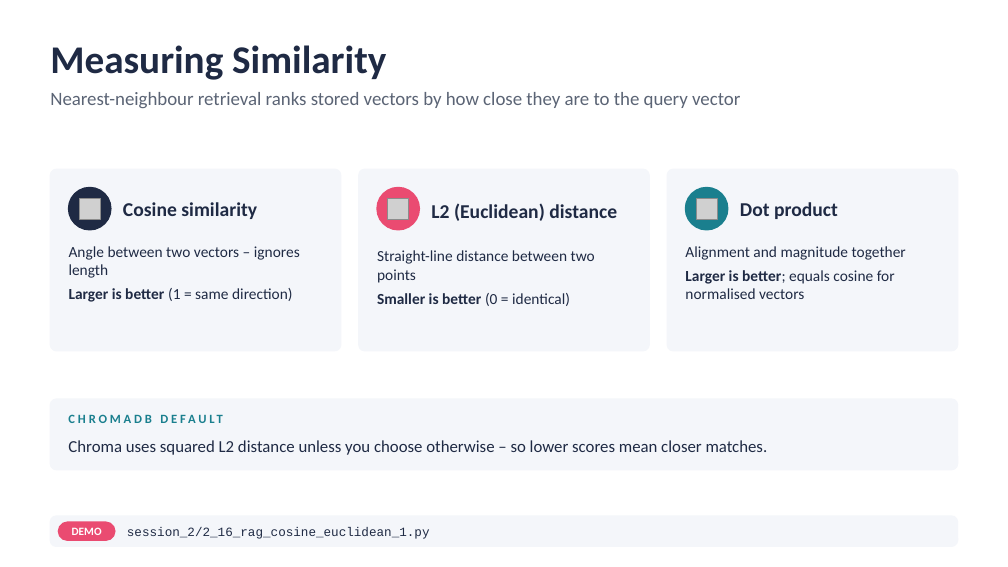
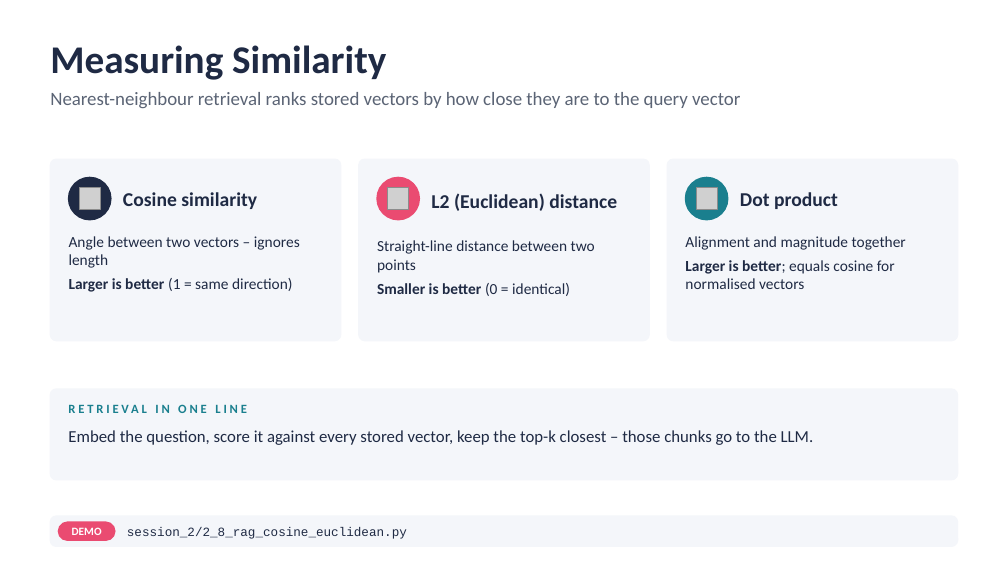
Before and after one commit to atulkahatecdac/agenticai, a slide deck: slide 39 of 16_PGP-Agentic/PGP_Agentic_AI.pptx (slide 43 before the commit). Drawn at 1008x567 pixels with LibreOffice and Linux fonts; fonts in the diff are those of the drawing; grey boxes stand for pictures. Boxes give left, top, right and bottom in pixels: in the first picture for what was removed or moved away, otherwise in the second. Text is boxed around its words. In the diff, an @@ line names an element or a change of style, - is before the commit and + after.

```diff
--- a/16_PGP-Agentic/PGP_Agentic_AI.pptx
+++ b/16_PGP-Agentic/PGP_Agentic_AI.pptx
@@ 6 texts, 3 pictures, 3 rounded rectangles, 3 ellipses: place and size @@
-6 texts, 3 pictures, 3 rounded rectangles, 3 ellipses at box(50, 169, 958, 351)
+6 texts, 3 pictures, 3 rounded rectangles, 3 ellipses at box(50, 159, 958, 341)
@@ rounded rectangle: place and size @@
-rounded rectangle at box(50, 399, 958, 470)
+rounded rectangle at box(50, 389, 958, 480)
@@ rounded rectangle at box(50, 389, 958, 480): proportions changed @@
@@ text at box(69, 401, 939, 421): text changed @@
-CHROMADB DEFAULT
+RETRIEVAL IN ONE LINE
@@ text at box(68, 430, 814, 445): text changed @@
-Chroma uses squared L2 distance unless you choose otherwise – so lower scores mean closer matches.
+Embed the question, score it against every stored vector, keep the top-k closest – those chunks go to the LLM.
@@ text at box(127, 527, 407, 539): text changed @@
-session_2/2_16_rag_cosine_euclidean_1.py
+session_2/2_8_rag_cosine_euclidean.py
```
Also in this commit, not shown: 15 other slides changed, 2 slides added, 7 slides removed, 27 other files.
